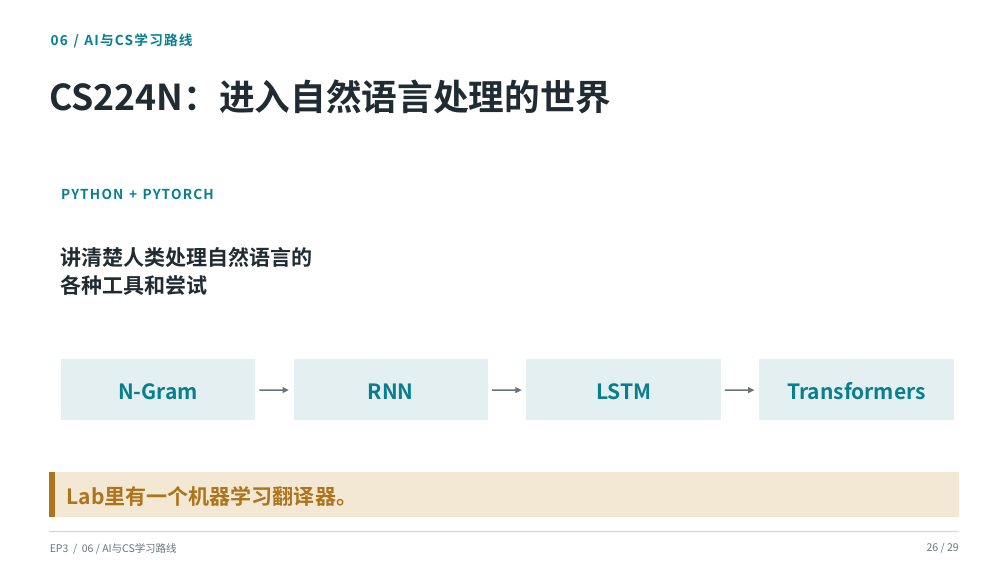
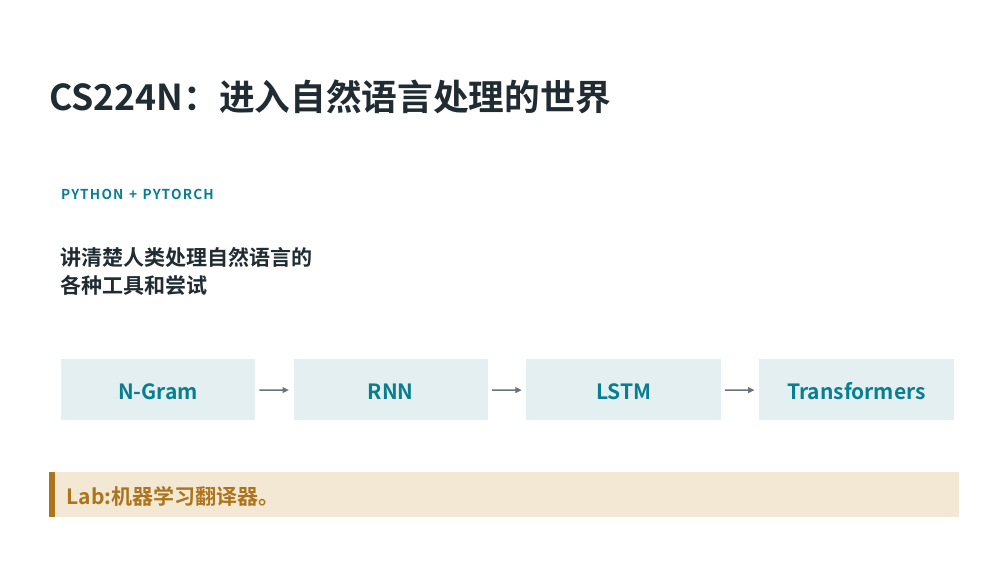
Before and after one commit to SCPZ24/AgentFlow-Salon, a slide deck: slide 18 of PPTs/EP3/Meeting03.pptx (slide 21 before the commit). Drawn at 1008x567 pixels with LibreOffice and Linux fonts; fonts in the diff are those of the drawing; background and template pictures are left out. Boxes give left, top, right and bottom in pixels: in the first picture for what was removed or moved away, otherwise in the second. Text is boxed around its words. In the diff, an @@ line names an element or a change of style, - is before the commit and + after.

```diff
--- a/PPTs/EP3/Meeting03.pptx
+++ b/PPTs/EP3/Meeting03.pptx
@@ text removed at [51,33,192,47] @@
-06 / AI与CS学习路线
@@ text at [67,486,280,506]: text changed @@
-Lab里有一个机器学习翻译器。
+Lab:机器学习翻译器。
@@ line removed from (49, 532) to (959, 532) @@
@@ text removed at [50,543,176,553] @@
-EP3 / 06 / AI与CS学习路线
@@ text removed at [927,543,959,551] @@
-26 / 29
```
Also in this commit, not shown: 10 other slides changed, 3 slides added, 7 slides removed, 8 other files.
